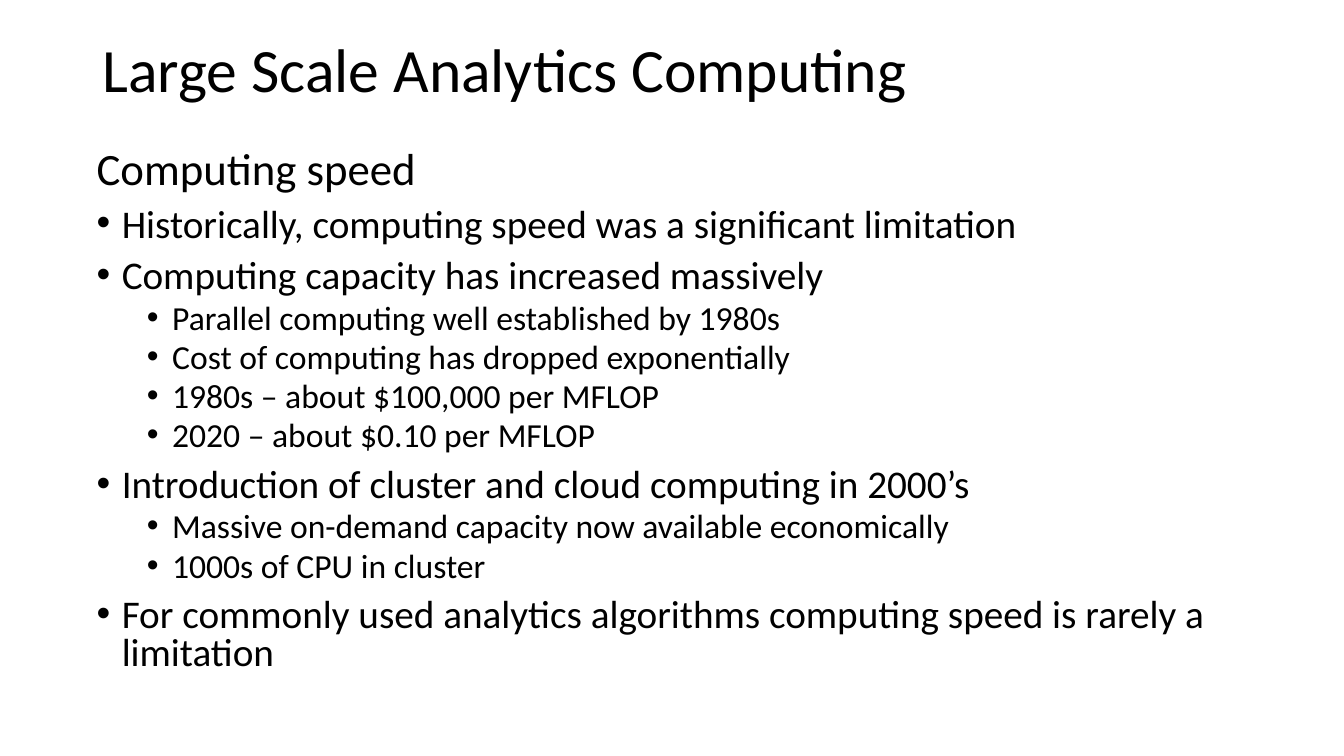
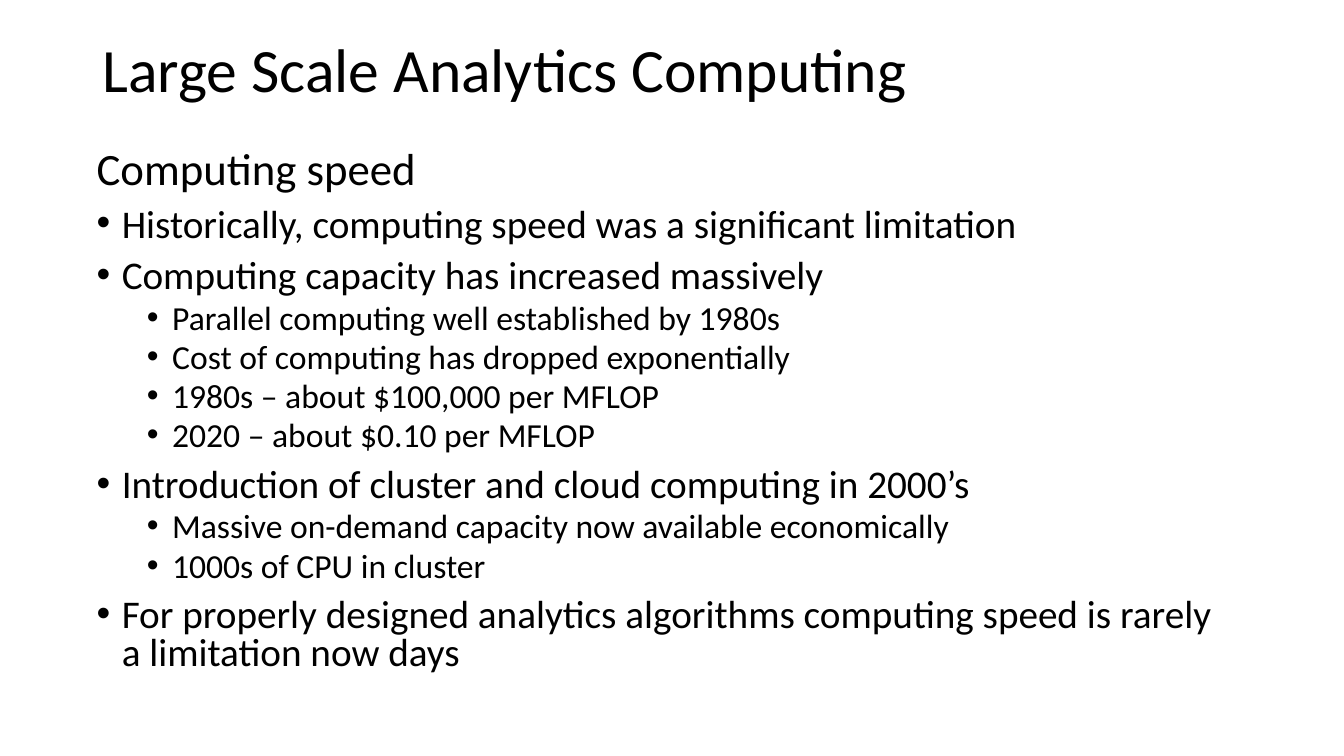
Before and after one commit to StephenElston/CSCI-E-108, a slide deck: slide 7 of slides/2_BigDataComputing.pptx. Drawn at 1344x756 pixels with LibreOffice and Linux fonts; fonts in the diff are those of the drawing. Boxes give left, top, right and bottom in pixels: in the first picture for what was removed or moved away, otherwise in the second. Text is boxed around its words. In the diff, an @@ line names an element or a change of style, - is before the commit and + after.

Commit message:
Fixed typos in slides

```diff
--- a/slides/2_BigDataComputing.pptx
+++ b/slides/2_BigDataComputing.pptx
@@ text at [122, 600, 1211, 673]: text changed @@
-• For commonly used analytics algorithms computing speed is rarely a limitation
+• For properly designed analytics algorithms computing speed is rarely a limitation now days
```
